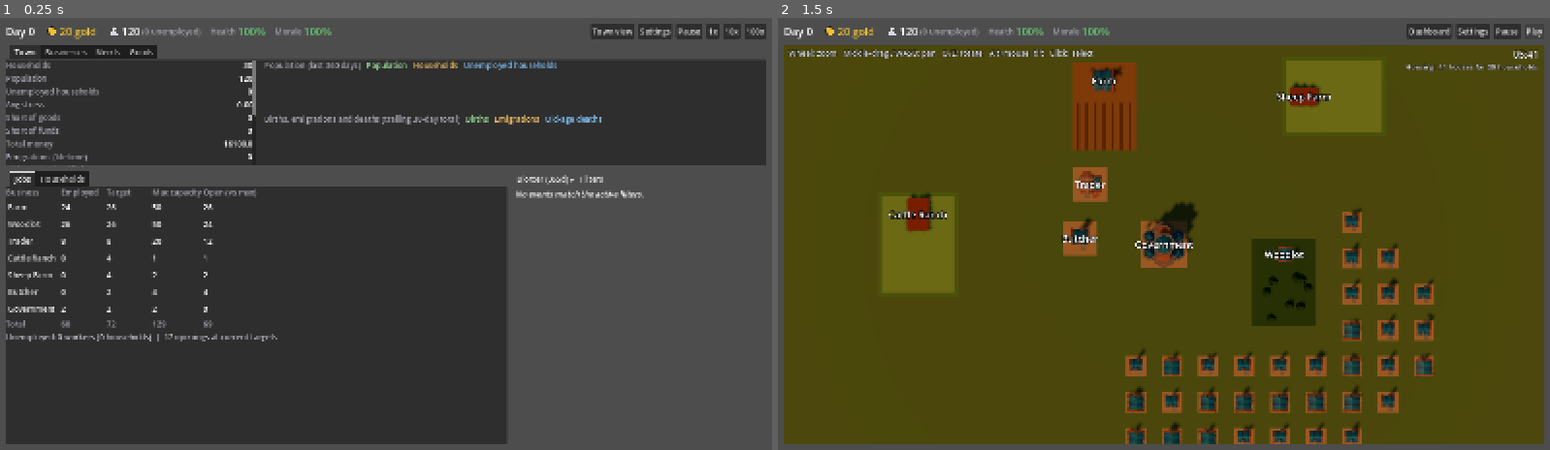
Above: before the commit, frames 1-2 (left to right).
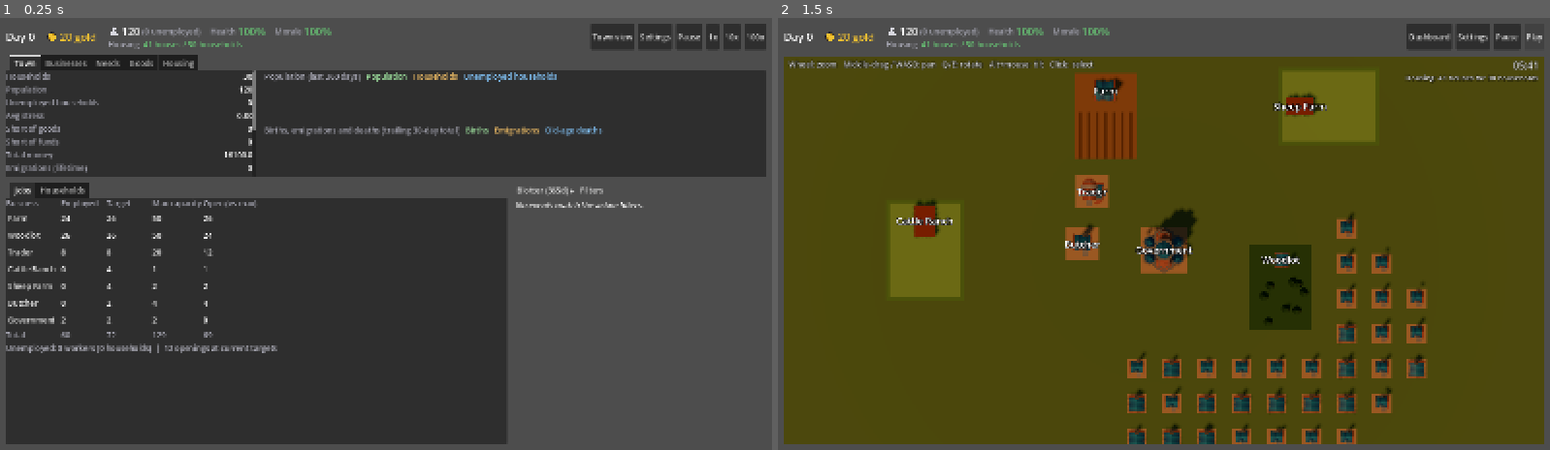
Above: after the commit, the same moments.

Repository: forsman5/sitka
Game: Godot game, scene res://scenes/sim/he_dashboard.tscn
The game is run twice, just before and just after one commit, with the same random seed, the same clock (stepped at 60 frames per second) and the same inputs. This scene is started directly instead of the project's main scene.
Inputs:
- Up to frame 1 (0.25 s): no input
- Up to frame 2 (1.5 s): click "Town view" at 0.5 s; click "Play" at 1.25 s

The runs differ from the first frame. In frame 1, 12% of the frame differs, in the area x 0-100%, y 1-78%; in frame 2, 13%, in the area x 0-100%, y 1-99%.

Commit message:
HE dashboard: housing as a first-class tab and top-bar second line
Moves the housing readout off the Town tab: a Housing tab after Goods with large stats and a build-house button, and a colored Housing line under health/morale in the top bar.

Co-Authored-By: Claude Sonnet 5.5 <noreply@anthropic.com>

Diff:
--- a/scripts/sim/household_economy/he_dashboard.gd
+++ b/scripts/sim/household_economy/he_dashboard.gd
@@ -119,7 +119,11 @@
 ## rebuilding or hiding the view never moves a building. See he_town_layout.gd.
 var _town_layout: HETownLayout
 var _town_view: HETownView
+## Top-bar second line, and the Housing tab's readouts.
 var _housing_label: Label
+var _housing_detail_labels: Dictionary = {} # key -> Label
+var _housing_build_button: Button
+var _housing_blocker_label: Label
 var _town_mode_button: Button
 var _dashboard_body: Array[Control] = [] # hidden while the town view is shown
 var _speed_buttons: Array[Button] = [] # Pause, 1x, 10x, 100x -- see _set_town_mode
@@ -450,6 +454,8 @@
 	_rebuild_market_grid()
 	_known_market_commodities = _simulation.get_market_summary().keys()
 
+	_build_housing_tab(top_tabs)
+
 	var lower_row := HBoxContainer.new()
 	lower_row.add_theme_constant_override("separation", 16)
 	lower_row.size_flags_vertical = Control.SIZE_EXPAND_FILL
@@ -929,7 +935,10 @@
 	box.mouse_filter = Control.MOUSE_FILTER_STOP
 	box.mouse_entered.connect(_on_population_hover.bind(true))
 	box.mouse_exited.connect(_on_population_hover.bind(false))
-	margin.add_child(box)
+	var lines := VBoxContainer.new()
+	lines.add_theme_constant_override("separation", 0)
+	margin.add_child(lines)
+	lines.add_child(box)
 	_population_box = box
 
 	# Same live-refreshing popup approach as the treasury tip: a built-in
@@ -979,6 +988,17 @@
 	_avg_morale_label = Label.new()
 	_avg_morale_label.add_theme_font_size_override("font_size", 22)
 	box.add_child(_avg_morale_label)
+
+	# Second line, under the health/morale row: how full the town's housing is.
+	var housing_row := HBoxContainer.new()
+	housing_row.add_theme_constant_override("separation", 8)
+	lines.add_child(housing_row)
+	var housing_caption := Label.new()
+	housing_caption.text = "Housing"
+	housing_caption.add_theme_color_override("font_color", Color(0.65, 0.65, 0.7))
+	housing_row.add_child(housing_caption)
+	_housing_label = Label.new()
+	housing_row.add_child(_housing_label)
 	return margin
 
 ## A simple head-and-shoulders silhouette, rasterized from inline SVG so it
@@ -1055,15 +1075,6 @@
 		stats_grid.add_child(value_label)
 		_town_stat_labels[stat[1]] = value_label
 
-	var housing_name := Label.new()
-	housing_name.text = "Housing"
-	housing_name.add_theme_color_override("font_color", Color(0.65, 0.65, 0.7))
-	housing_name.size_flags_horizontal = Control.SIZE_EXPAND_FILL
-	stats_grid.add_child(housing_name)
-	_housing_label = Label.new()
-	_housing_label.horizontal_alignment = HORIZONTAL_ALIGNMENT_RIGHT
-	stats_grid.add_child(_housing_label)
-
 	var charts := VBoxContainer.new()
 	charts.size_flags_horizontal = Control.SIZE_EXPAND_FILL
 	charts.size_flags_stretch_ratio = 2.0
@@ -1071,6 +1082,92 @@
 	_town_population_chart = _add_town_chart(charts, "", TOWN_POPULATION_SERIES)
 	_town_population_title = _town_population_chart.get_meta("title_label")
 	_town_flow_chart = _add_town_chart(charts, "Births, emigrations and deaths (trailing %d-day total)" % TOWN_FLOW_WINDOW_DAYS, TOWN_FLOW_SERIES)
+
+## Housing tab (after Goods): a large readout of the town's housing pool and
+## the government "build house" action. Houses are a settlement-wide pool --
+## see HESimulation.get_housing_report.
+func _build_housing_tab(top_tabs: TabContainer) -> void:
+	var scroll := ScrollContainer.new()
+	scroll.name = "Housing"
+	scroll.horizontal_scroll_mode = ScrollContainer.SCROLL_MODE_DISABLED
+	top_tabs.add_child(scroll)
+	var box := VBoxContainer.new()
+	box.size_flags_horizontal = Control.SIZE_EXPAND_FILL
+	box.add_theme_constant_override("separation", 10)
+	scroll.add_child(box)
+
+	var grid := GridContainer.new()
+	grid.columns = 4
+	grid.add_theme_constant_override("h_separation", 48)
+	box.add_child(grid)
+	for stat in [["houses", "Houses"], ["households", "Households"], ["free", "Free houses"], ["homeless", "Homeless households"]]:
+		var cell := VBoxContainer.new()
+		grid.add_child(cell)
+		var caption := Label.new()
+		caption.text = stat[1]
+		caption.add_theme_color_override("font_color", Color(0.65, 0.65, 0.7))
+		cell.add_child(caption)
+		var value := Label.new()
+		value.add_theme_font_size_override("font_size", 32)
+		cell.add_child(value)
+		_housing_detail_labels[stat[0]] = value
+
+	var rules := Label.new()
+	rules.autowrap_mode = TextServer.AUTOWRAP_WORD_SMART
+	rules.add_theme_color_override("font_color", Color(0.65, 0.65, 0.7))
+	rules.text = "One house shelters one household; capacity is pooled across the town. When no house is free, births fall by 80%. Households with no house lose members to emigration."
+	box.add_child(rules)
+
+	_housing_build_button = Button.new()
+	_housing_build_button.size_flags_horizontal = Control.SIZE_SHRINK_BEGIN
+	_housing_build_button.pressed.connect(_on_build_house_pressed)
+	box.add_child(_housing_build_button)
+	_housing_blocker_label = Label.new()
+	_housing_blocker_label.add_theme_color_override("font_color", Color(0.9, 0.7, 0.3))
+	box.add_child(_housing_blocker_label)
+
+func _house_option_index() -> int:
+	var options := HEScenarioSeeds.government_buildings()
+	for i in options.size():
+		if options[i]["type_key"] == "house":
+			return i
+	return -1
+
+func _on_build_house_pressed() -> void:
+	var index := _house_option_index()
+	if index >= 0:
+		_on_build_government_pressed(index)
+
+func _refresh_housing() -> void:
+	var housing := _simulation.get_housing_report(_town_settlement_id())
+	if housing["modeled"]:
+		var free := maxi(0, int(housing["capacity"]) - int(housing["households"]))
+		_housing_label.text = "%d houses / %d households" % [housing["houses"], housing["households"]]
+		var color := Color(0.4, 0.75, 0.45)
+		if housing["homeless_households"] > 0:
+			_housing_label.text += " (%d homeless)" % housing["homeless_households"]
+			color = Color(0.85, 0.35, 0.3)
+		elif housing["saturated"]:
+			_housing_label.text += " (full)"
+			color = Color(0.9, 0.7, 0.3)
+		_housing_label.add_theme_color_override("font_color", color)
+		(_housing_detail_labels["houses"] as Label).text = "%d" % housing["houses"]
+		(_housing_detail_labels["households"] as Label).text = "%d" % housing["households"]
+		(_housing_detail_labels["free"] as Label).text = "%d" % free
+		(_housing_detail_labels["homeless"] as Label).text = "%d" % housing["homeless_households"]
+	else:
+		_housing_label.text = "unlimited"
+		_housing_label.remove_theme_color_override("font_color")
+		for key in _housing_detail_labels:
+			(_housing_detail_labels[key] as Label).text = "-"
+	var index := _house_option_index()
+	if index < 0:
+		return
+	var option: Dictionary = HEScenarioSeeds.government_buildings()[index]
+	var blocker := _simulation.government_build_blocker(_town_settlement_id(), option)
+	_housing_build_button.text = "Build house (%s)" % HEScenarioSeeds.cost_text(option["cost"])
+	_housing_build_button.disabled = blocker != ""
+	_housing_blocker_label.text = blocker
 
 ## A title row with a color-keyed legend above a hoverable chart.
 func _add_town_chart(parent: Control, title_text: String, series_defs: Array) -> HESparkline:
@@ -1098,15 +1195,6 @@
 	var city := _simulation.get_city_summary()
 	for stat in TOWN_STATS:
 		(_town_stat_labels[stat[1]] as Label).text = stat[2] % city[stat[1]]
-	var housing := _simulation.get_housing_report(_town_settlement_id())
-	if housing["modeled"]:
-		_housing_label.text = "%d houses / %d households" % [housing["houses"], housing["households"]]
-		if housing["homeless_households"] > 0:
-			_housing_label.text += " (%d homeless)" % housing["homeless_households"]
-		elif housing["saturated"]:
-			_housing_label.text += " (full)"
-	else:
-		_housing_label.text = "unlimited"
 	# Extra leading days so the trailing flow sums are full from the first point.
 	var history := _simulation.get_daily_history(GameState.sparkline_days + TOWN_FLOW_WINDOW_DAYS - 1)
 	var shown_from := maxi(0, history.size() - GameState.sparkline_days)
@@ -2858,6 +2946,7 @@
 	_check_extinction()
 
 	_refresh_town()
+	_refresh_housing()
 	_refresh_government_build_menu()
 
 	var market := _simulation.get_market_summary()
